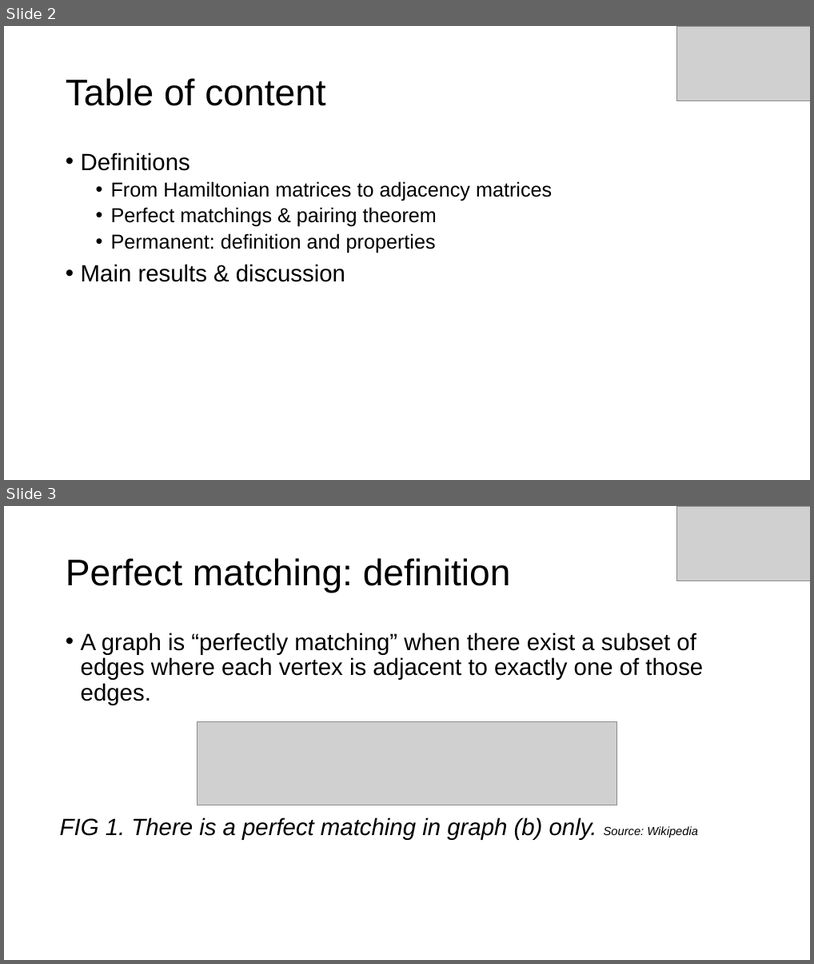
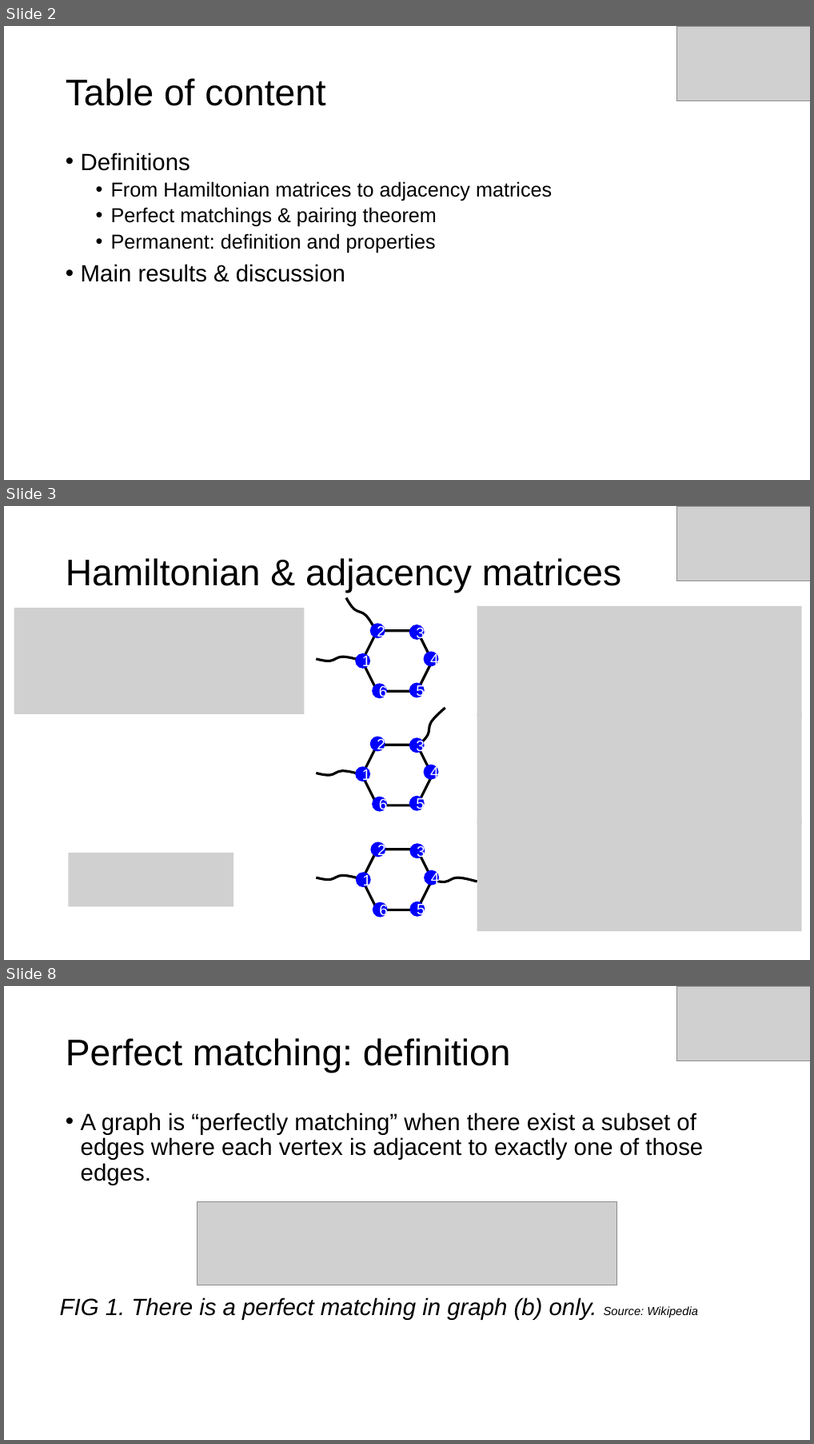
Before and after one commit to SoleilVermeil/grawiti, a slide deck: Presentation1.pptx. Shown one above the other, each under a label of ours: slides 2 and 3 before the commit, slides 2, 3 and 8 after it; the slides between them are not shown. The pictures are 814x964 and 814x1444 pixels, drawn with LibreOffice and Linux fonts; fonts in the diff are those of the drawing; grey boxes stand for pictures. Boxes give left, top, right and bottom in pixels: in the first picture for what was removed or moved away, otherwise in the second. Text is boxed around its words. In the diff, an @@ line names an element or a change of style, - is before the commit and + after.

```diff
--- a/Presentation1.pptx
+++ b/Presentation1.pptx
@@ slide 3 added at box(4, 506, 810, 960), background #FFFFFF @@
@@ picture added at box(677, 506, 810, 581) @@
@@ title added at box(66, 558, 622, 593), 44 pt, text #000000 @@
+Hamiltonian & adjacency matrices
@@ picture added at box(14, 608, 305, 714) @@
@@ picture added at box(478, 606, 802, 716) @@
@@ group added at box(316, 596, 439, 698): 6 ellipses, 2 freeform shapes, 1 hexagon @@
+2
+3
+4
+1
+6
+5
@@ picture added at box(478, 713, 802, 824) @@
@@ group added at box(316, 705, 446, 812): 6 ellipses, 2 freeform shapes, 1 hexagon @@
+2
+3
+4
+1
+6
+5
@@ picture added at box(478, 820, 802, 932) @@
@@ picture added at box(68, 852, 234, 906) @@
@@ group added at box(316, 842, 478, 916): 6 ellipses, 2 freeform shapes, 1 hexagon @@
+2
+3
+4
+1
+6
+5
@@ what was slide 3 is now slide 8 @@
```
Also in this commit, not shown: 1 slide changed, 5 other slides added, 2 other files.
